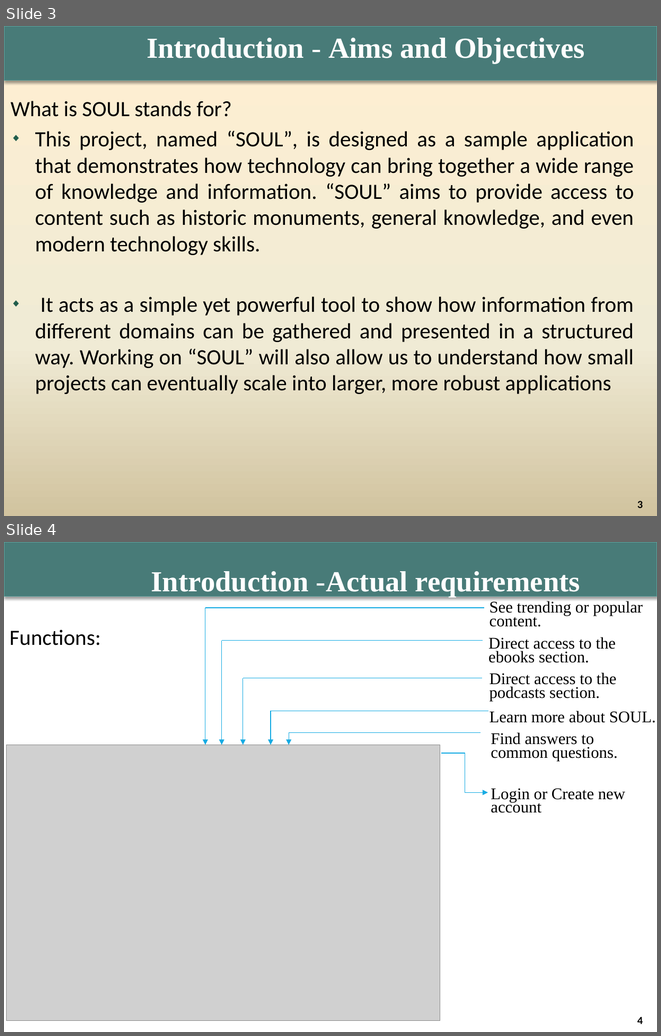
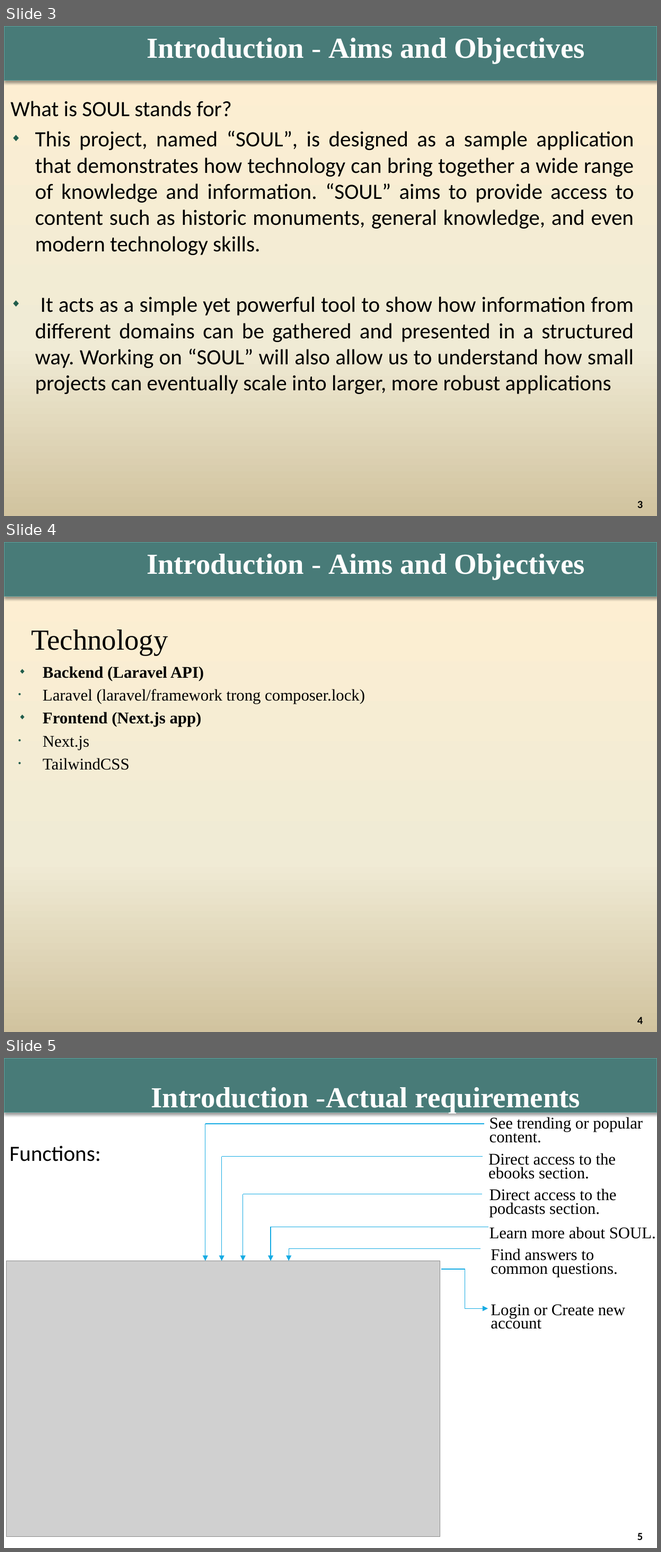
Before and after one commit to MITOM06/SOUL, a slide deck: Documentations/01. Project Docs/SOUL.pptx. Shown one above the other, each under a label of ours: slides 3 and 4 before the commit, slides 3, 4 and 5 after it. The pictures are 661x1036 and 661x1552 pixels, drawn with LibreOffice and Linux fonts; fonts in the diff are those of the drawing; grey boxes stand for pictures; background and template pictures are left out. Boxes give left, top, right and bottom in pixels: in the first picture for what was removed or moved away, otherwise in the second. Text is boxed around its words. In the diff, an @@ line names an element or a change of style, - is before the commit and + after.

```diff
--- a/Documentations/01. Project Docs/SOUL.pptx
+++ b/Documentations/01. Project Docs/SOUL.pptx
@@ slide 4 added at (x1=4, y1=542, x2=657, y2=1032), background picture (left out); not listed: 1 template element that a slide beside it also shows @@
@@ title added at (x1=147, y1=554, x2=584, y2=580), 32 pt, text #FFFFFF, bold @@
+  Introduction - Aims and Objectives
@@ text added at (x1=32, y1=629, x2=168, y2=655), 32 pt, text #000000 @@
+Technology
@@ text added at (x1=43, y1=666, x2=365, y2=770), 18 pt, text #000000 @@
+◆ Backend (Laravel API)
+• Laravel (laravel/framework trong composer.lock)
+◆ Frontend (Next.js app)
+• Next.js
+• TailwindCSS
@@ page number added at (x1=637, y1=1016, x2=643, y2=1024), 12 pt, text #000000, bold @@
+4
@@ what was slide 4 is now slide 5 @@
@@ page number at (x1=637, y1=1532, x2=643, y2=1540): text changed @@
-4
+5
```
Also in this commit, not shown: 1 slide changed, 7 other files.
